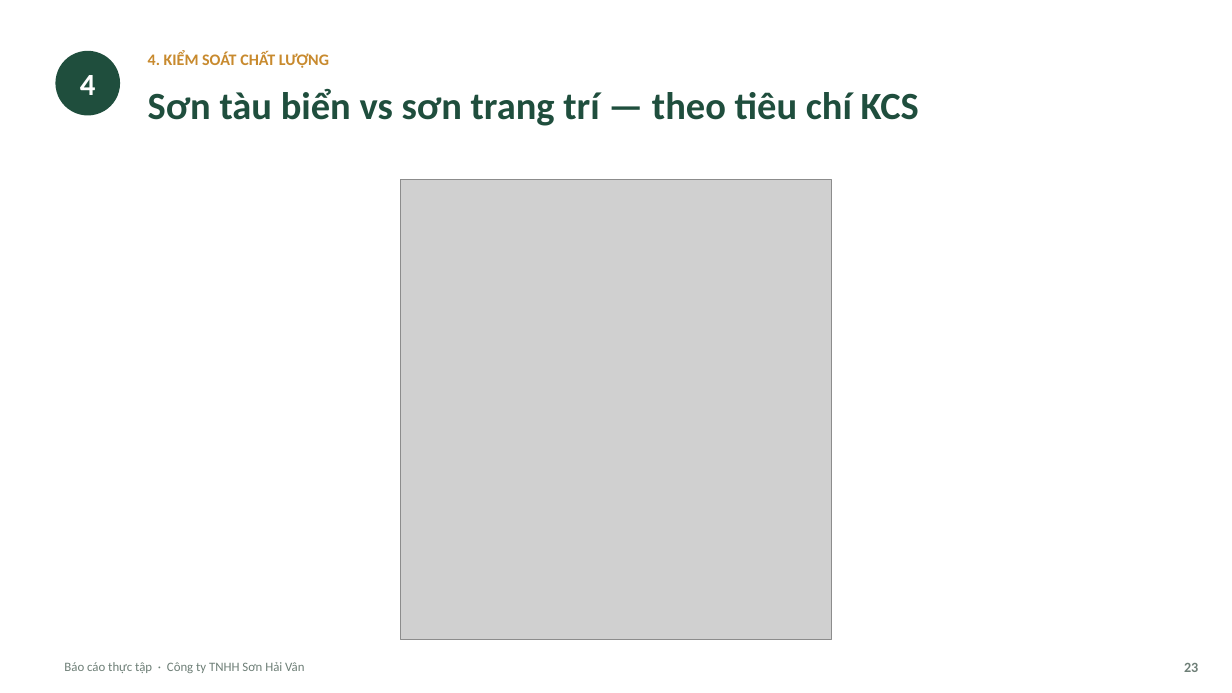
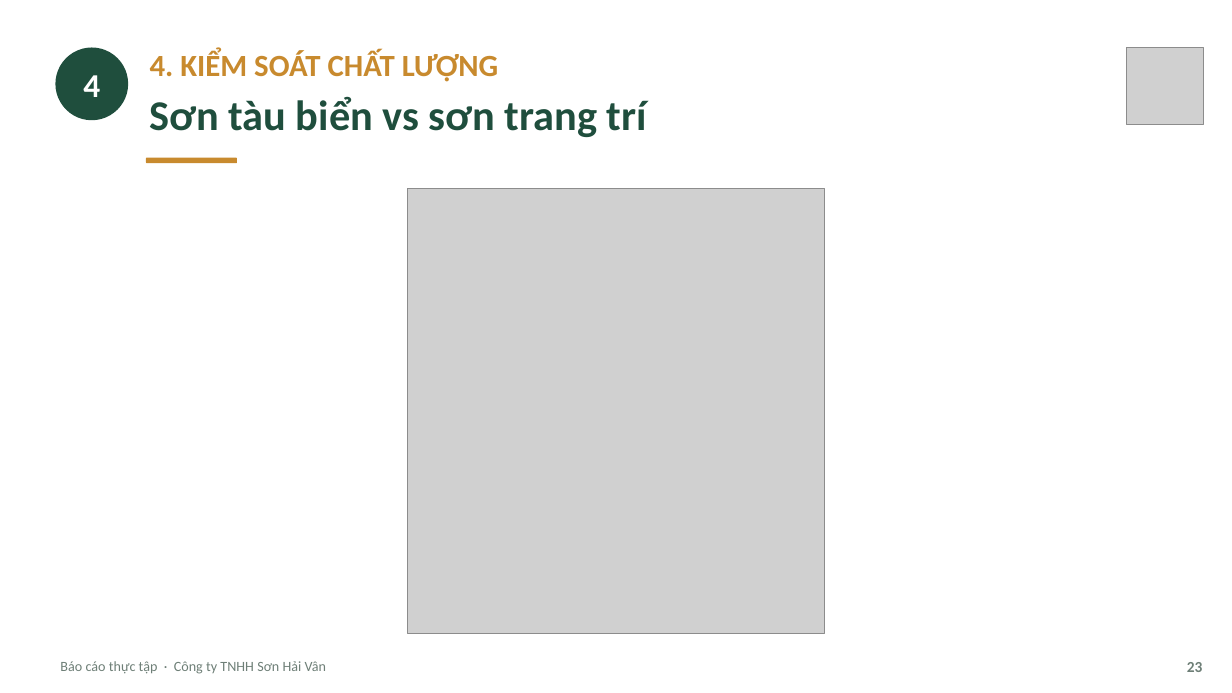
Before and after one commit to tranconcoder/pubic-resources, a slide deck: slide 23 of SuHeo/Báo cáo thực tập - Sơn Hải Vân.pptx. Drawn at 1232x693 pixels with LibreOffice and Linux fonts; fonts in the diff are those of the drawing; grey boxes stand for pictures. Boxes give left, top, right and bottom in pixels: in the first picture for what was removed or moved away, otherwise in the second. Text is boxed around its words. In the diff, an @@ line names an element or a change of style, - is before the commit and + after.

```diff
--- a/SuHeo/Báo cáo thực tập - Sơn Hải Vân.pptx
+++ b/SuHeo/Báo cáo thực tập - Sơn Hải Vân.pptx
@@ ellipse "4": place and size @@
-ellipse "4" at (55,51,120,116)
+ellipse "4" at (55,47,128,120)
@@ ellipse "4" at (55,47,128,120): size 24 to 26 pt @@
@@ text "4. KIỂM SOÁT CHẤT LƯỢNG" at (150,50,498,82): size 12.5 to 24 pt @@
@@ picture added at (1127,47,1203,124) @@
@@ text at (150,96,647,137): text changed; size 30 to 33 pt @@
-Sơn tàu biển vs sơn trang trí — theo tiêu chí KCS
+Sơn tàu biển vs sơn trang trí
@@ rounded rectangle added at (146,158,237,164), fill #C88A2E @@
@@ picture: place and size @@
-picture at (400,180,831,640)
+picture at (408,189,824,633)
@@ text "Báo cáo thực tập · ..." at (60,661,326,674): size 10 to 11 pt @@
@@ text "23" at (1187,662,1203,672): size 11 to 12 pt @@
```
Also in this commit, not shown: 21 other slides changed, 13 slides added, 10 slides removed, 1 other file.
